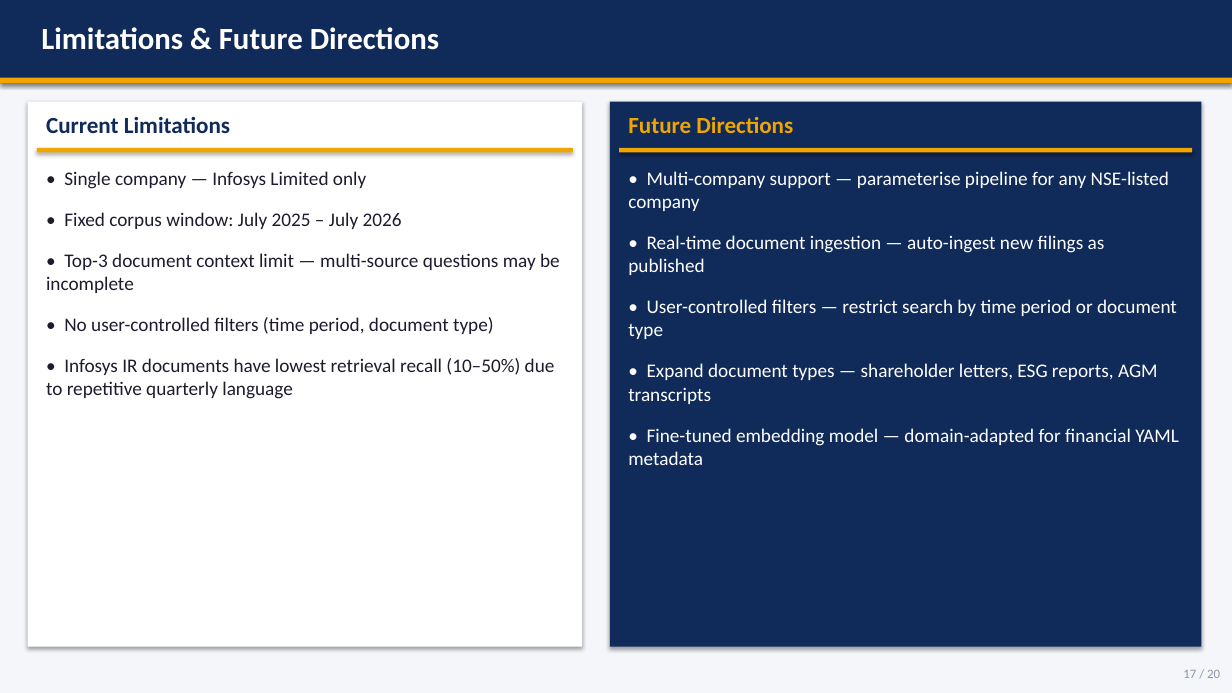
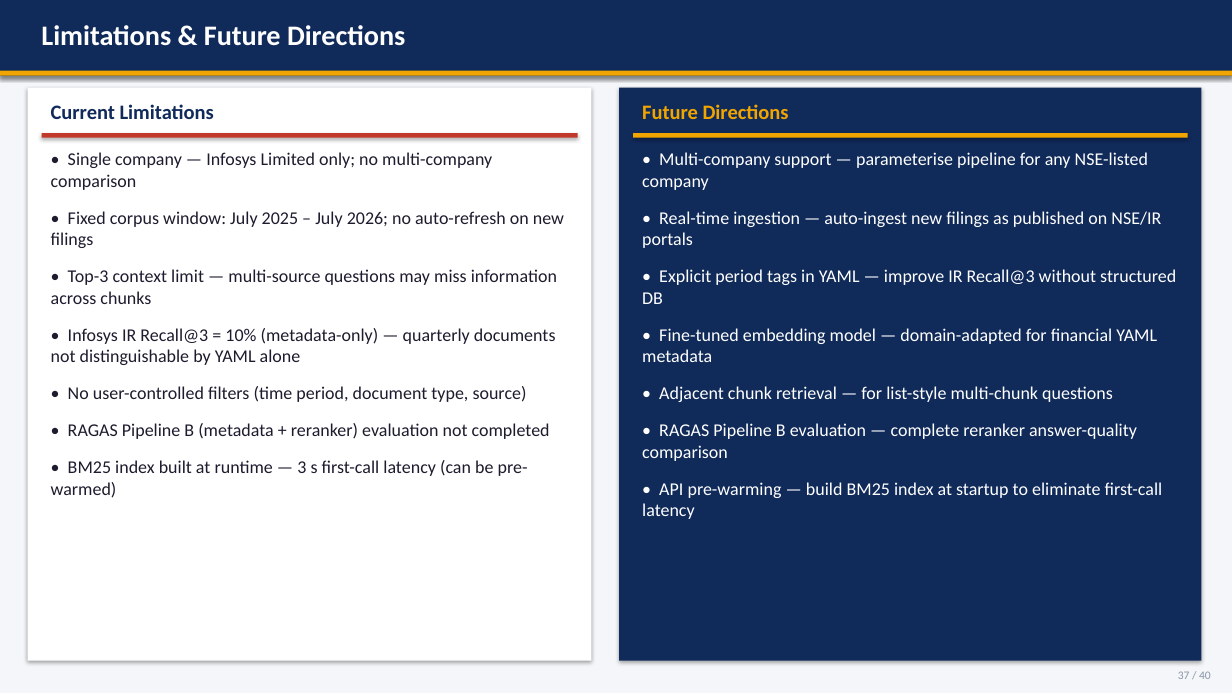
Before and after one commit to nandypi/Group-6-DS-and-AI-Lab-Project, a slide deck: slide 37 of Slides/DSAI_Team_6_Final_Presentation.pptx (slide 17 before the commit). Drawn at 1232x693 pixels with LibreOffice and Linux fonts; fonts in the diff are those of the drawing. Boxes give left, top, right and bottom in pixels: in the first picture for what was removed or moved away, otherwise in the second. Text is boxed around its words. In the diff, an @@ line names an element or a change of style, - is before the commit and + after.

Commit message:
Add comprehensive 40-slide final presentation
Covers all experiments across milestones 4–6:
- M4: Vector-only, HyDE, Raw+HyDE RRF, BGE CPU reranker
- M5: Full-text CPU/GPU, T4 weight sweep (body 0.0→1.0), metadata-only
  breakthrough (74/78/82%), metadata + cross-encoder (74/82/88%),
  RAGAS Pipeline A scores
- M6: BM25-only, Hybrid RRF + CE reranker, Hybrid RRF production
  (76/86/88% @ 0.5 s), routing 100%, numeric fidelity 100%,
  FastAPI + Streamlit + Docker deployment

Includes master journey chart, latency log-scale comparison,
category-wise recall, RAGAS bar charts, and GPU weight sweep plot.

```diff
--- a/Slides/DSAI_Team_6_Final_Presentation.pptx
+++ b/Slides/DSAI_Team_6_Final_Presentation.pptx
@@ rectangle: place and size @@
-rectangle at [0,0,1232,83]
+rectangle at [0,0,1232,76]
@@ text "Limitations & Future Directions" at [41,25,405,46]: size 24 to 22 pt @@
@@ rectangle: place and size @@
-rectangle at [0,78,1232,83]
+rectangle at [0,71,1232,77]
@@ rectangle: place and size @@
-rectangle at [28,102,582,647]
+rectangle at [28,88,592,661]
@@ rectangle: place and size @@
-rectangle at [610,102,1202,647]
+rectangle at [619,88,1202,661]
@@ text "Current Limitations": place and size @@
-text "Current Limitations" at [46,116,230,133]
+text "Current Limitations" at [51,104,214,119]
@@ text "Current Limitations" at [51,104,214,119]: size 18 to 16 pt @@
@@ text "Future Directions" at [642,104,789,119]: size 18 to 16 pt @@
@@ text "Future Directions": place and size @@
-text "Future Directions" at [628,117,793,133]
+text "Future Directions" at [642,104,789,119]
@@ rectangle: place and size @@
-rectangle at [37,148,573,152]
+rectangle at [42,133,578,138]
@@ rectangle at [42,133,578,138]: fill #F0A500 to #C0392B @@
@@ rectangle: place and size @@
-rectangle at [619,148,1192,152]
+rectangle at [633,133,1188,138]
@@ text "• Multi-company support — parameterise ...": place and size @@
-text "• Multi-company support — parameterise ..." at [628,171,1179,465]
+text "• Multi-company support — parameterise ..." at [642,152,1176,519]
@@ text at [51,152,564,498]: text changed; size 15 to 14 pt @@
-• Single company — Infosys Limited only
-• Fixed corpus window: July 2025 – July 2026
-• Top-3 document context limit — multi-source questions may be incomplete
-• No user-controlled filters (time period, document type)
-• Infosys IR documents have lowest retrieval recall (10–50%) due to repetitive quarterly language
+• Single company — Infosys Limited only; no multi-company comparison
+• Fixed corpus window: July 2025 – July 2026; no auto-refresh on new filings
+• Top-3 context limit — multi-source questions may miss information across chunks
+• Infosys IR Recall@3 = 10% (metadata-only) — quarterly documents not distinguishable by YAML alone
+• No user-controlled filters (time period, document type, source)
+• RAGAS Pipeline B (metadata + reranker) evaluation not completed
+• BM25 index built at runtime — 3 s first-call latency (can be pre-warmed)
@@ text at [642,152,1157,362]: size 15 to 14 pt in "• Multi-company support — parameterise pipeline for ...", "• Fine-tuned embedding model — domain-adapted for ..."; less space between paragraphs @@
@@ text at [642,211,1176,304]: text changed; size 15 to 14 pt @@
-• Real-time document ingestion — auto-ingest new filings as published
-• User-controlled filters — restrict search by time period or document type
-• Expand document types — shareholder letters, ESG reports, AGM transcripts
+• Real-time ingestion — auto-ingest new filings as published on NSE/IR portals
+• Explicit period tags in YAML — improve IR Recall@3 without structured DB
@@ text at [642,386,1163,519]: paragraphs added @@
+• Adjacent chunk retrieval — for list-style multi-chunk questions
+• RAGAS Pipeline B evaluation — complete reranker answer-quality comparison
+• API pre-warming — build BM25 index at startup to eliminate first-call latency
@@ text added at [1178,671,1211,679], 9 pt, text #8A96A8 @@
+37 / 40
@@ text removed at [1183,670,1220,678] @@
-17 / 20
```
Also in this commit, not shown: 13 other slides changed, 26 slides added, 6 slides removed.
